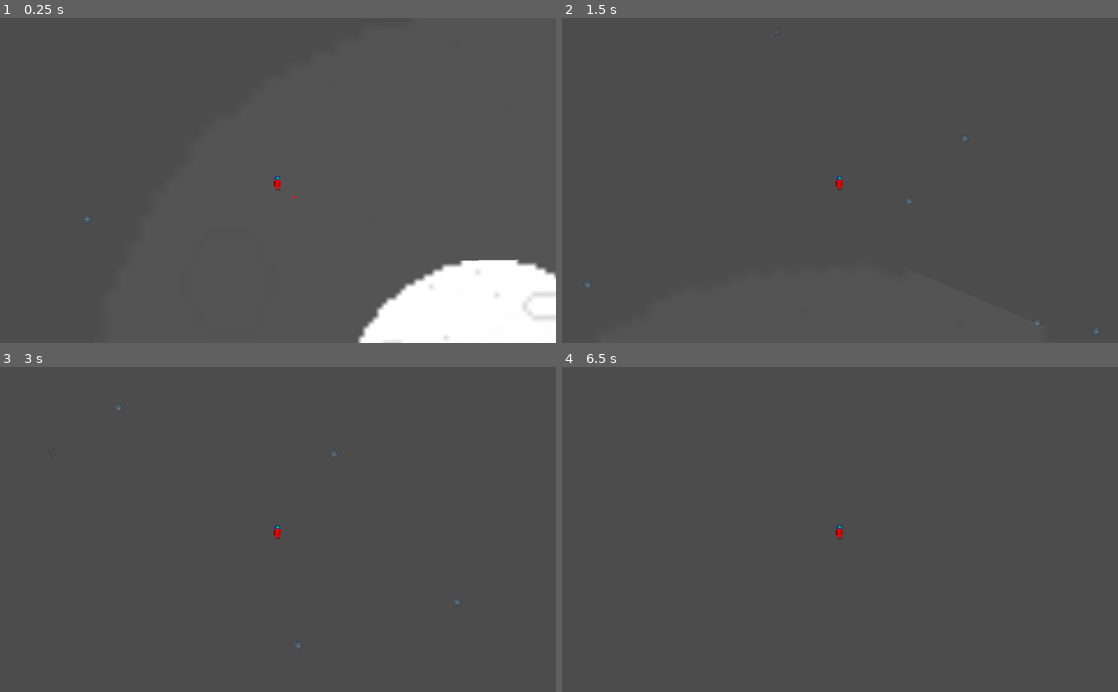
Above: before the commit, frames 1-4 (two rows, left to right).
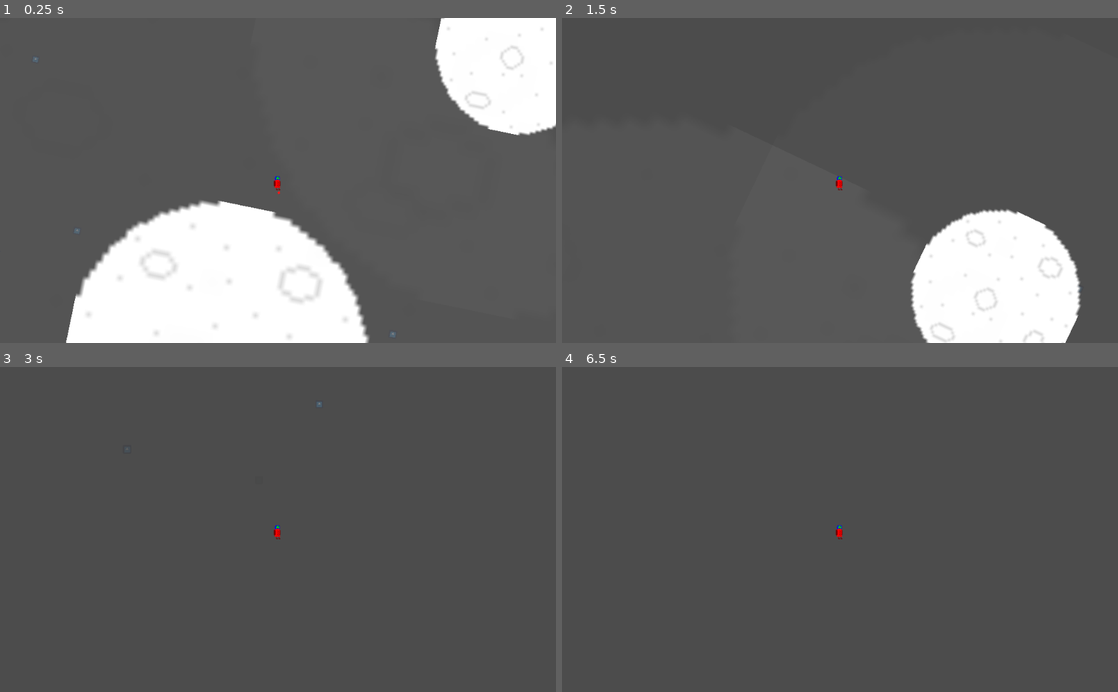
Above: after the commit, the same moments.

Repository: GameDevLatam/gameoff2020-jam
Game: Godot game, scene res://Node2D.tscn
The game is run twice, just before and just after one commit, with the same random seed, the same clock (stepped at 60 frames per second) and the same inputs. The engine's default icon, where the game draws it, is replaced by a stand-in: a white triangle on a blue panel in a dark square.
Inputs:
- Up to frame 1 (0.25 s): no input
- Up to frame 2 (1.5 s): hold Right 0.53-1.28 s; hold Z 0.53-1.28 s; hold Left from 1.28 s (still down); tap Z at 1.35 s
- Up to frame 3 (3 s): release Left at 2.03 s; hold Z 2.03-2.78 s; hold Right from 2.03 s (still down); tap Enter at 2.75 s; tap Z at 2.85 s
- Up to frame 4 (6.5 s): tap Space at 3.5, 5 s; release Right at 3.53 s; hold Z 3.53-4.28 s; hold Left 3.53-5.78 s; tap Enter at 4.25, 5.75 s; tap Z at 4.35, 5.85 s; hold Z 5.03-5.78 s; hold Right from 5.78 s (still down)

The runs differ from the first frame. In frame 1, 32% of the frame differs, in the area x 5-100%, y 0-100%; in frame 2, 11%; in frame 3, less than 0.1%; in frame 4, less than 0.1%.

Commit message:
what i found

Diff:
--- /dev/null
+++ b/src/Cannon.gd
@@ -0,0 +1,19 @@
+extends Node2D
+
+
+# Declare member variables here. Examples:
+# var a = 2
+# var b = "text"
+
+
+# Called when the node enters the scene tree for the first time.
+func _ready():
+	pass # Replace with function body.
+
+
+# Called every frame. 'delta' is the elapsed time since the previous frame.
+func _process(delta):
+	var dir = -int(Input.is_key_pressed(KEY_LEFT)) + int(Input.is_key_pressed(KEY_RIGHT))
+	if (dir > 0 || dir < 0):
+		rotate(0.025 * dir);
+#	pass
--- /dev/null
+++ b/src/Moonshot2.tscn
@@ -0,0 +1,40 @@
+[gd_scene load_steps=5 format=2]
+
+[ext_resource path="res://Planet.tscn" type="PackedScene" id=1]
+[ext_resource path="res://astronaut.png" type="Texture" id=2]
+[ext_resource path="res://planet.png" type="Texture" id=3]
+[ext_resource path="res://Cannon.gd" type="Script" id=4]
+
+[node name="Node2D" type="Node2D"]
+rotation = -0.00124509
+
+[node name="cannon" type="Node2D" parent="."]
+position = Vector2( 14.4405, -19.5603 )
+script = ExtResource( 4 )
+
+[node name="pivot" type="Position2D" parent="cannon"]
+
+[node name="line" type="Sprite" parent="cannon/pivot"]
+position = Vector2( 0, -30 )
+rotation = -3.14159
+scale = Vector2( 0.036, 1 )
+texture = ExtResource( 3 )
+
+[node name="astronaut" type="Sprite" parent="cannon"]
+texture = ExtResource( 2 )
+
+[node name="StaticBody2D3" parent="." instance=ExtResource( 1 )]
+position = Vector2( 12.5028, 70.4966 )
+mode = 1
+
+[node name="StaticBody2D4" parent="." instance=ExtResource( 1 )]
+position = Vector2( 247.852, -287.9 )
+mode = 1
+
+[node name="StaticBody2D5" parent="." instance=ExtResource( 1 )]
+position = Vector2( 592.345, -14.4477 )
+mode = 1
+
+[node name="Camera2D" type="Camera2D" parent="."]
+position = Vector2( 228.012, -163.567 )
+current = true
--- a/src/Node2D.tscn
+++ b/src/Node2D.tscn
@@ -7,13 +7,13 @@
 [ext_resource path="res://astronaut.png" type="Texture" id=5]
 
 [sub_resource type="CircleShape2D" id=1]
-radius = 376.324
+radius = 803.051
 
 [sub_resource type="CircleShape2D" id=2]
 radius = 142.612
 
 [sub_resource type="CircleShape2D" id=3]
-radius = 252.87
+radius = 325.836
 
 [sub_resource type="CircleShape2D" id=4]
 radius = 74.6437
@@ -44,6 +44,9 @@
 [node name="Node2D" type="Node2D"]
 
 [node name="StaticBody2D" type="RigidBody2D" parent="."]
+collision_layer = 1024
+collision_mask = 2048
+mode = 1
 mass = 1000.0
 gravity_scale = 0.0
 angular_velocity = 5.0
@@ -52,6 +55,7 @@
 [node name="Area2D" type="Area2D" parent="StaticBody2D"]
 space_override = 1
 gravity_point = true
+gravity_distance_scale = 0.001
 gravity_vec = Vector2( 0, 0 )
 
 [node name="CollisionShape2D" type="CollisionShape2D" parent="StaticBody2D/Area2D"]
@@ -70,7 +74,10 @@
 texture = ExtResource( 3 )
 
 [node name="StaticBody2D2" type="RigidBody2D" parent="."]
-position = Vector2( 338.847, -396.972 )
+position = Vector2( 217.464, -330.002 )
+collision_layer = 1024
+collision_mask = 2048
+mode = 1
 mass = 1000.0
 linear_damp = 0.0
 angular_velocity = 1.002
@@ -79,6 +86,7 @@
 [node name="Area2D" type="Area2D" parent="StaticBody2D2"]
 space_override = 1
 gravity_point = true
+gravity_distance_scale = 0.001
 gravity_vec = Vector2( 0, 0 )
 gravity = 49.0
 
@@ -98,7 +106,8 @@
 texture = ExtResource( 3 )
 
 [node name="RigidBody2D" type="RigidBody2D" parent="."]
-position = Vector2( -56.1973, 285.654 )
+position = Vector2( 22.8047, -168.358 )
+collision_layer = 3073
 mode = 2
 mass = 20.0
 can_sleep = false
--- /dev/null
+++ b/src/Planet.tscn
@@ -0,0 +1,41 @@
+[gd_scene load_steps=5 format=2]
+
+[ext_resource path="res://Planet.gd" type="Script" id=1]
+[ext_resource path="res://planet.png" type="Texture" id=2]
+
+[sub_resource type="CircleShape2D" id=3]
+radius = 325.836
+
+[sub_resource type="CircleShape2D" id=4]
+radius = 74.6437
+
+[node name="StaticBody2D3" type="RigidBody2D"]
+position = Vector2( 217.464, -330.002 )
+collision_layer = 1024
+collision_mask = 2048
+mass = 1000.0
+linear_damp = 0.0
+angular_velocity = 1.002
+script = ExtResource( 1 )
+
+[node name="Area2D" type="Area2D" parent="."]
+space_override = 1
+gravity_point = true
+gravity_distance_scale = 0.001
+gravity_vec = Vector2( 0, 0 )
+gravity = 49.0
+
+[node name="CollisionShape2D" type="CollisionShape2D" parent="Area2D"]
+shape = SubResource( 3 )
+
+[node name="CollisionShape2D" type="CollisionShape2D" parent="."]
+shape = SubResource( 4 )
+
+[node name="Body" type="Sprite" parent="."]
+scale = Vector2( 2.41412, 2.41412 )
+texture = ExtResource( 2 )
+
+[node name="Area" type="Sprite" parent="."]
+modulate = Color( 1, 1, 1, 0.0196078 )
+scale = Vector2( 7.64169, 7.64169 )
+texture = ExtResource( 2 )
